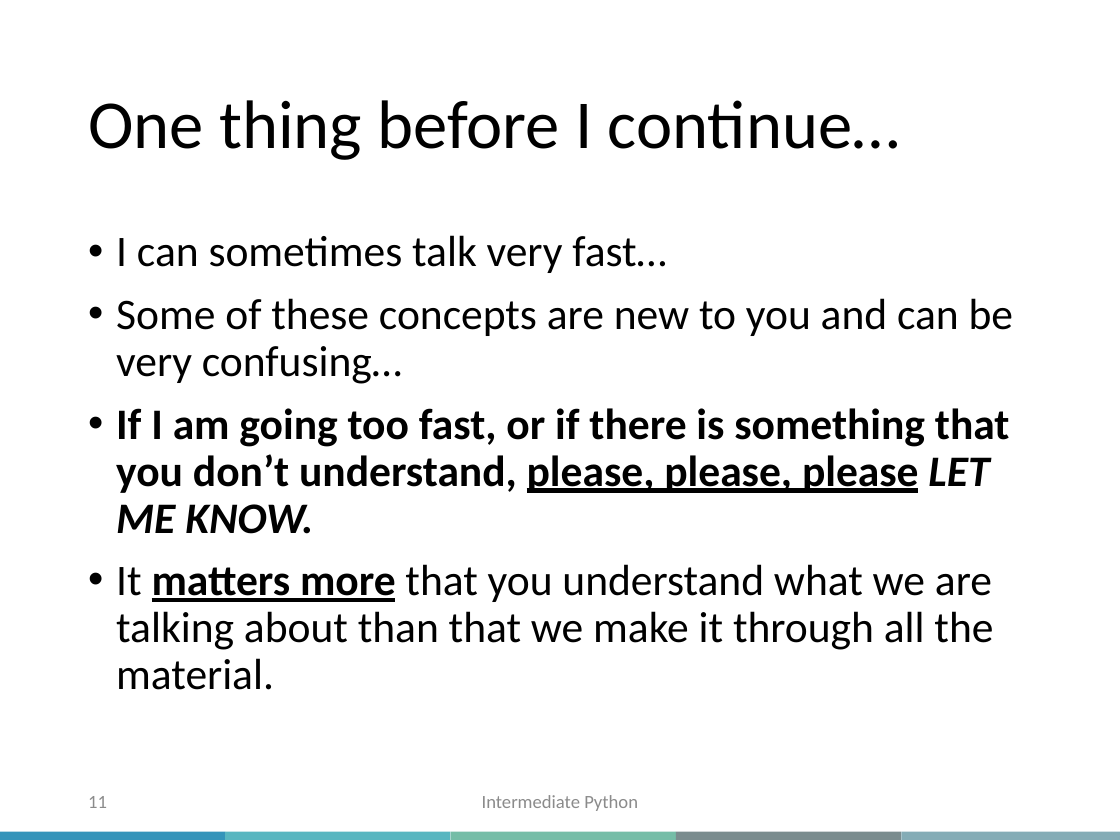
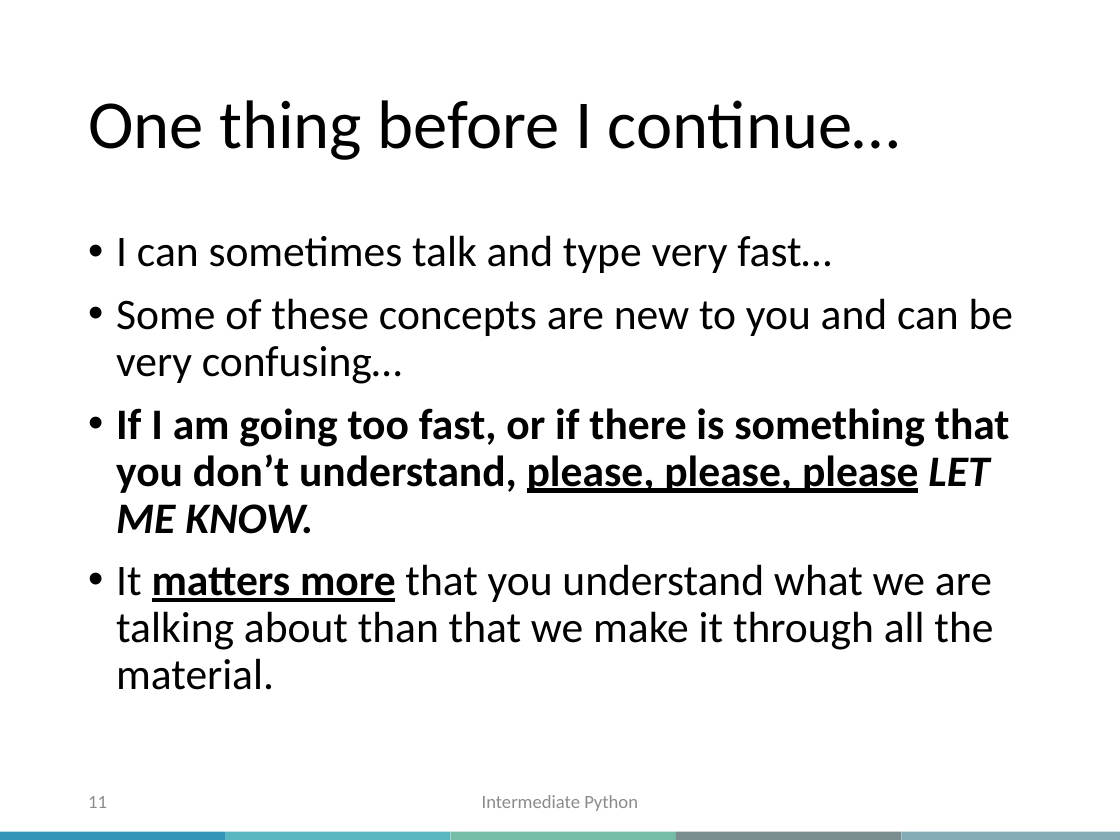
Before and after one commit to bzrudski/micm_intermediate_python_fall_2023, a slide deck: slide 11 of slides/Intermdiate_Python_MiCM_slides_2023.pptx. Drawn at 1120x840 pixels with LibreOffice and Linux fonts; fonts in the diff are those of the drawing; background and template pictures are left out. Boxes give left, top, right and bottom in pixels: in the first picture for what was removed or moved away, otherwise in the second. Text is boxed around its words. In the diff, an @@ line names an element or a change of style, - is before the commit and + after.

Commit message:
Update slides.

```diff
--- a/slides/Intermdiate_Python_MiCM_slides_2023.pptx
+++ b/slides/Intermdiate_Python_MiCM_slides_2023.pptx
@@ text at [116,235,831,273]: text changed @@
-• I can sometimes talk very fast…
+• I can sometimes talk and type very fast…
```
